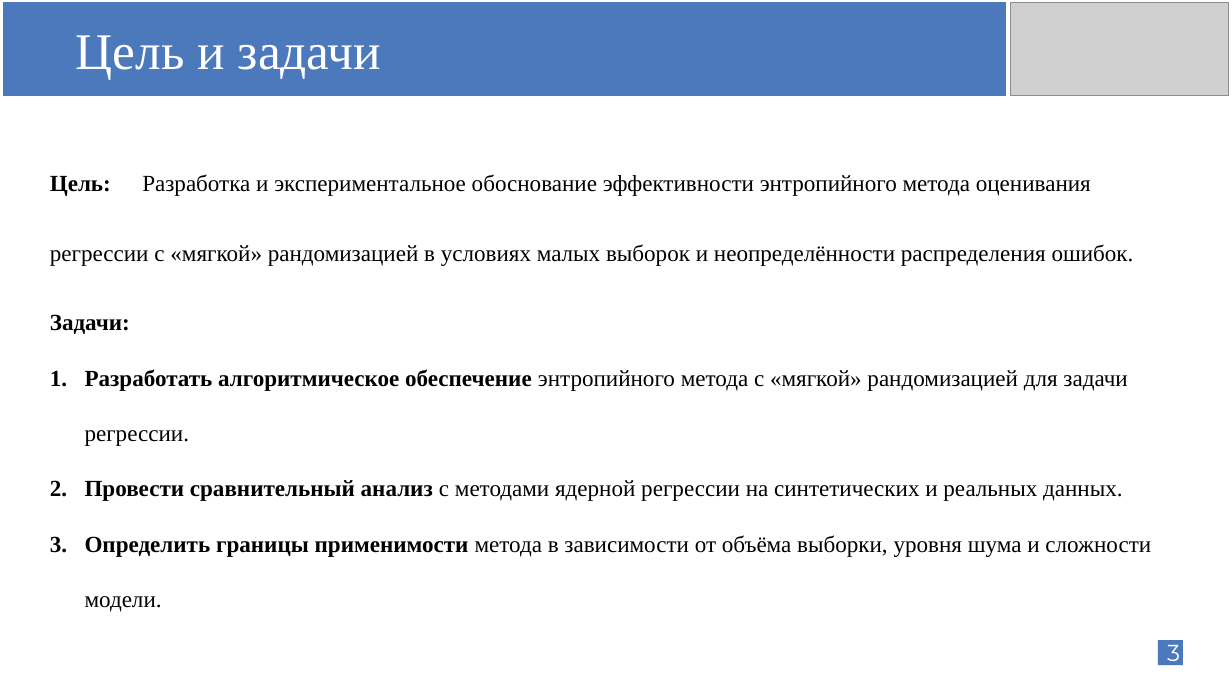
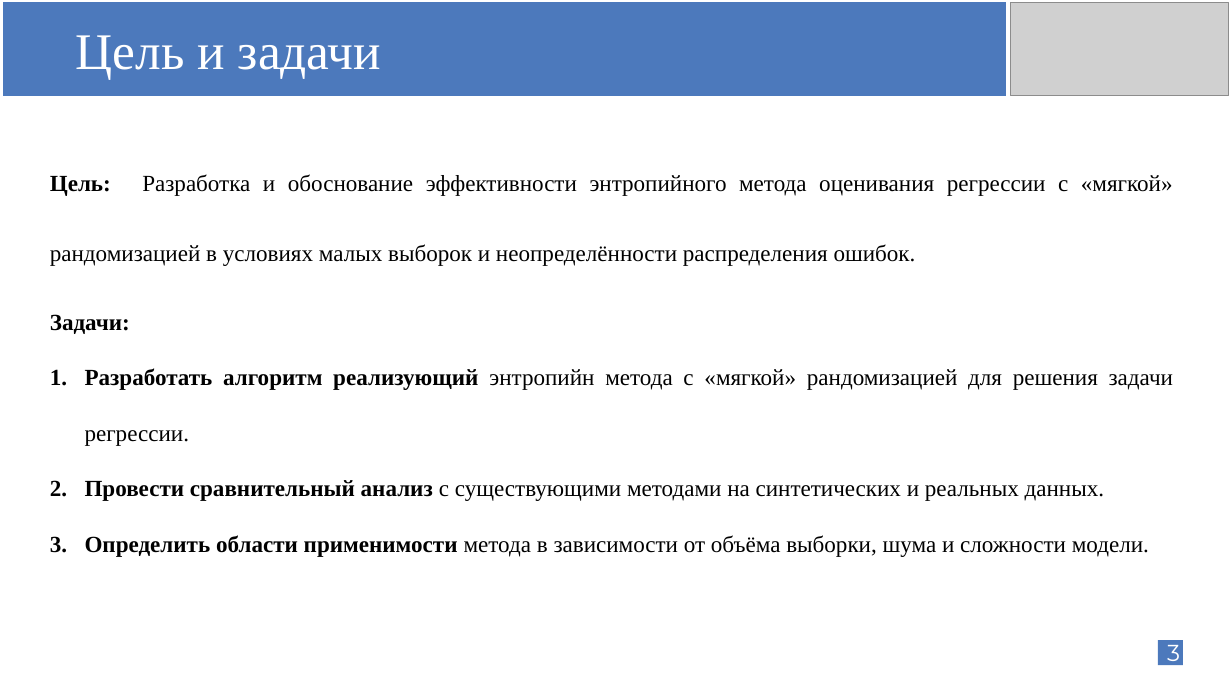
Before and after one commit to AnfimovAleksandr/mag_diploma, a slide deck: slide 3 of Защита диплома/Anfimov_diplom_shablon.pptx. Drawn at 1232x693 pixels with LibreOffice and Linux fonts; fonts in the diff are those of the drawing; grey boxes stand for pictures. Boxes give left, top, right and bottom in pixels: in the first picture for what was removed or moved away, otherwise in the second. Text is boxed around its words. In the diff, an @@ line names an element or a change of style, - is before the commit and + after.

```diff
--- a/Защита диплома/Anfimov_diplom_shablon.pptx
+++ b/Защита диплома/Anfimov_diplom_shablon.pptx
@@ text at (x1=50, y1=174, x2=1173, y2=266): text changed @@
-Цель: Разработка и экспериментальное обоснование эффективности энтропийного метода оценивания регрессии с «мягкой» рандомизацией в условиях малых выборок и неопределённости распределения ошибок.
+Цель: Разработка и обоснование эффективности энтропийного метода оценивания регрессии с «мягкой» рандомизацией в условиях малых выборок и неопределённости распределения ошибок.
@@ text at (x1=85, y1=368, x2=1173, y2=557): text changed @@
-1. Разработать алгоритмическое обеспечение энтропийного метода с «мягкой» рандомизацией для задачи регрессии.
-2. Провести сравнительный анализ с методами ядерной регрессии на синтетических и реальных данных.
-3. Определить границы применимости метода в зависимости от объёма выборки, уровня шума и сложности модели.
+1. Разработать алгоритм реализующий энтропийн метода с «мягкой» рандомизацией для решения задачи регрессии.
+2. Провести сравнительный анализ с существующими методами на синтетических и реальных данных.
+3. Определить области применимости метода в зависимости от объёма выборки, шума и сложности модели.
```
Also in this commit, not shown: 10 other slides changed, 16 slides added, 38 other files.
